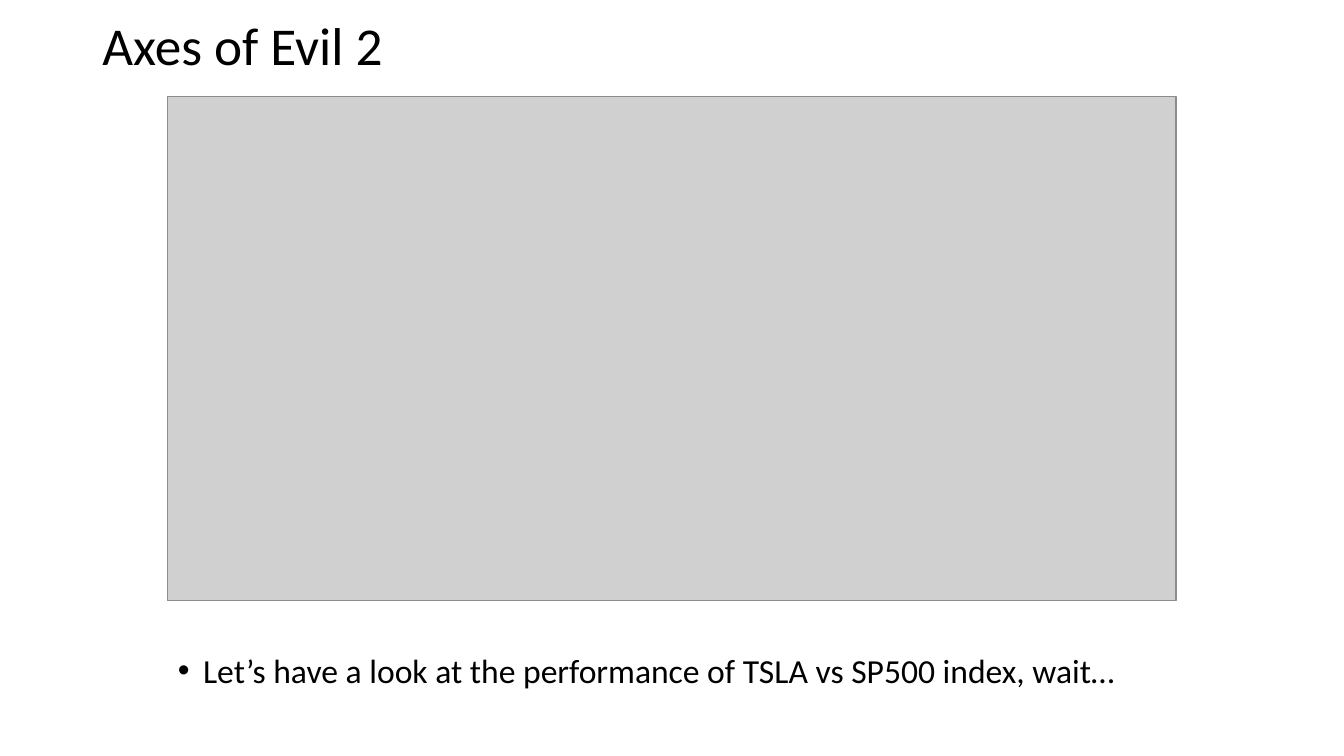
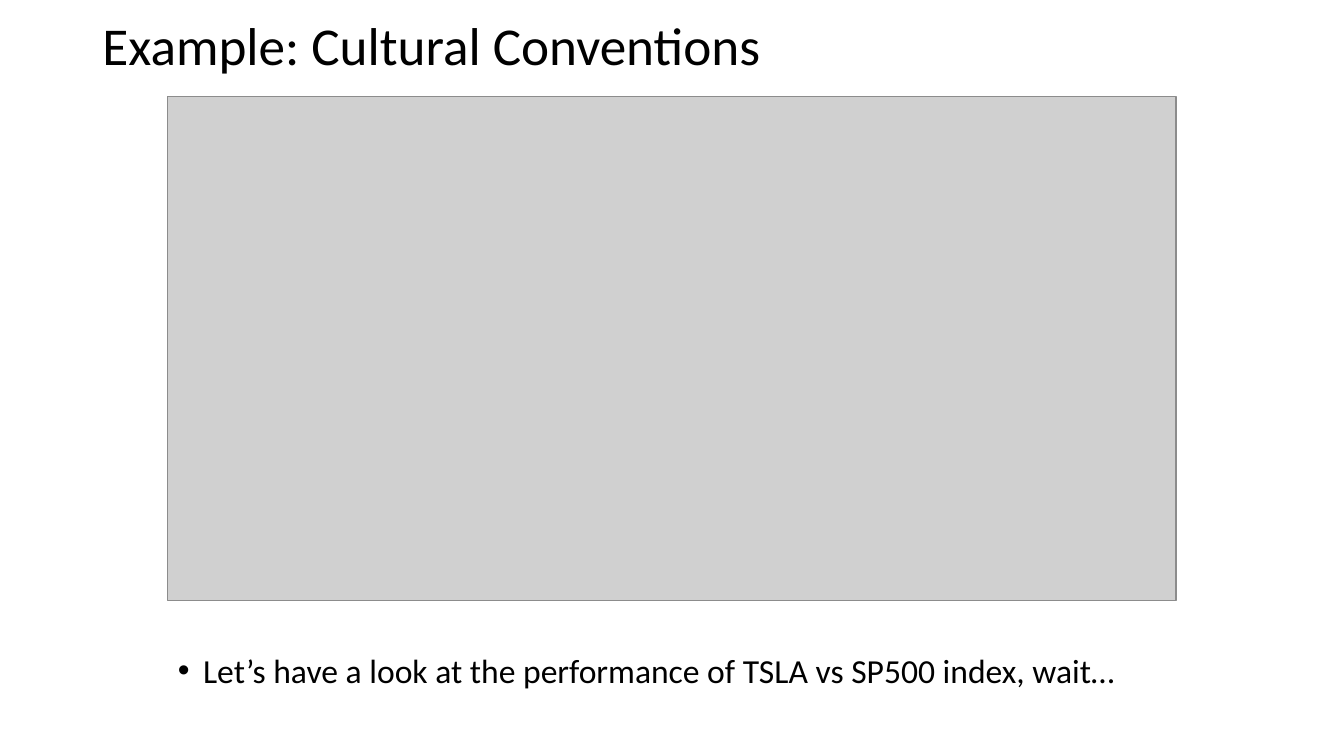
Before and after one commit to ipozdeev/it-skills-for-research, a slide deck: slide 6 of visualization/visualization_slides.pptx (slide 19 before the commit). Drawn at 1344x756 pixels with LibreOffice and Linux fonts; fonts in the diff are those of the drawing; grey boxes stand for pictures. Boxes give left, top, right and bottom in pixels: in the first picture for what was removed or moved away, otherwise in the second. Text is boxed around its words. In the diff, an @@ line names an element or a change of style, - is before the commit and + after.

```diff
--- a/visualization/visualization_slides.pptx
+++ b/visualization/visualization_slides.pptx
@@ title at (102,28,760,74): text changed @@
-Axes of Evil 2
+Example: Cultural Conventions
```
Also in this commit, not shown: 2 other files.
